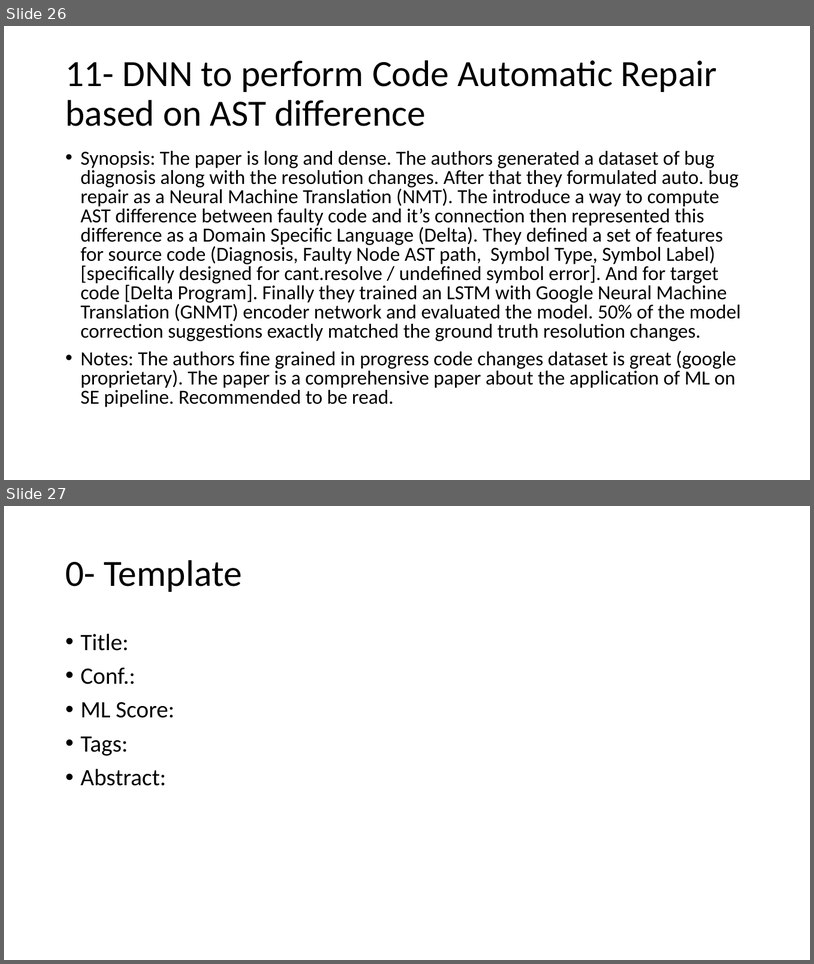
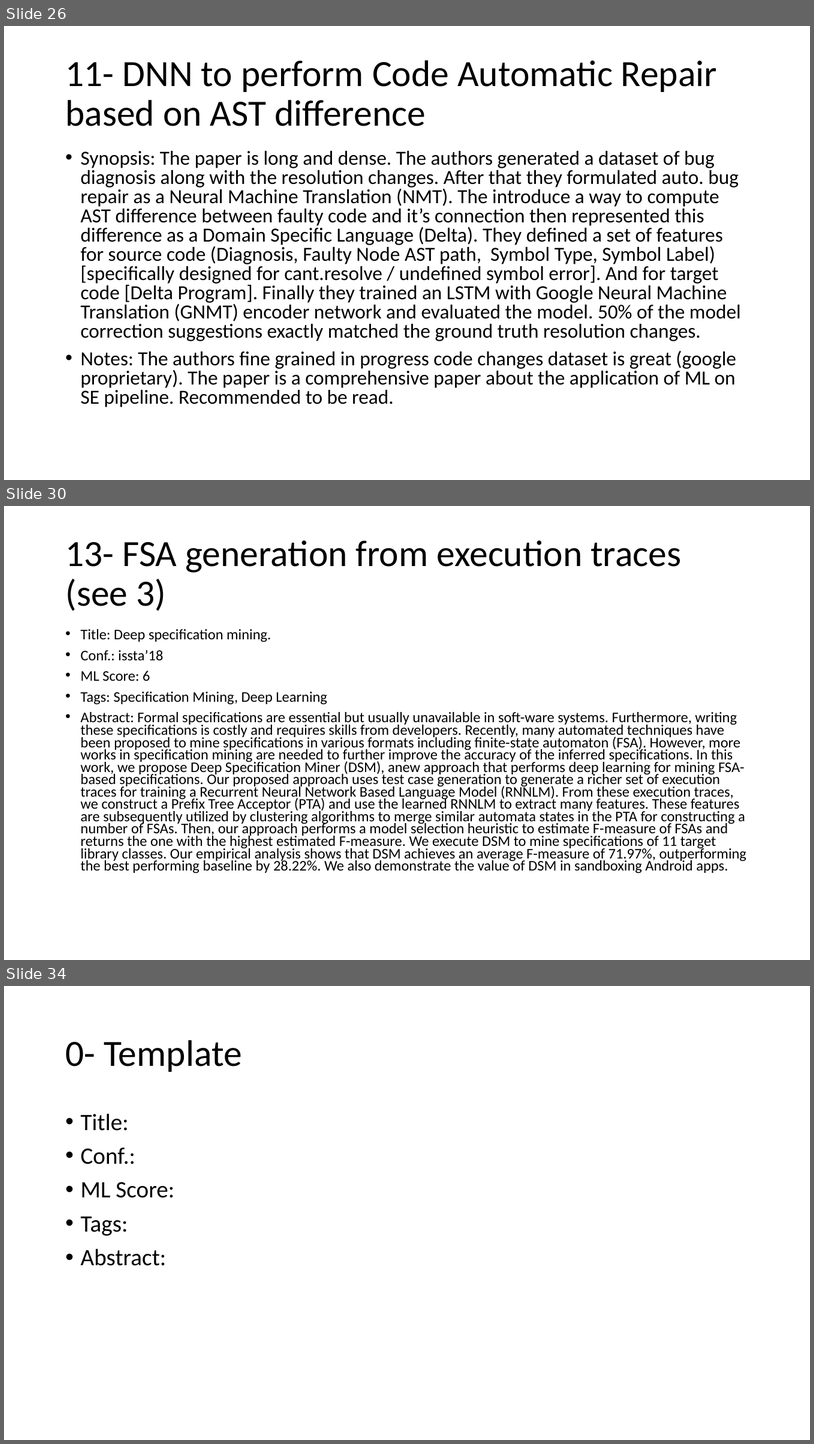
Before and after one commit to AhmadM-DL/SEML, a slide deck: SEML.pptx. Shown one above the other, each under a label of ours: slides 26 and 27 before the commit, slides 26, 30 and 34 after it; the slides between them are not shown. The pictures are 814x964 and 814x1444 pixels, drawn with LibreOffice and Linux fonts; fonts in the diff are those of the drawing. Boxes give left, top, right and bottom in pixels: in the first picture for what was removed or moved away, otherwise in the second. Text is boxed around its words. In the diff, an @@ line names an element or a change of style, - is before the commit and + after.

```diff
--- a/SEML.pptx
+++ b/SEML.pptx
@@ slide 30 added at [4, 506, 810, 960], background #FFFFFF @@
@@ title added at [65, 540, 681, 611], 44 pt, text #000000 @@
+13- FSA generation from execution traces (see 3)
@@ text added at [81, 629, 747, 873], 17.5 pt, text #000000 @@
+• Title: Deep specification mining.
+• Conf.: issta’18
+• ML Score: 6
+• Tags: Specification Mining, Deep Learning
+• Abstract: Formal specifications are essential but usually unavailable in soft-ware systems. Furthermore, writing these specifications is costly and requires skills from developers. Recently, many automated techniques have been proposed to mine specifications in various formats including finite-state automaton (FSA). However, more works in specification mining are needed to further improve the accuracy of the inferred specifications. In this work, we propose Deep Specification Miner (DSM), anew approach that performs deep learning for mining FSA-based specifications. Our proposed approach uses test case generation to generate a richer set of execution traces for training a Recurrent Neural Network Based Language Model (RNNLM). From these execution traces, we construct a Prefix Tree Acceptor (PTA) and use the learned RNNLM to extract many features. These features are subsequently utilized by clustering algorithms to merge similar automata states in the PTA for constructing a number of FSAs. Then, our approach performs a model selection heuristic to estimate F-measure of FSAs and returns the one with the highest estimated F-measure. We execute DSM to mine specifications of 11 target library classes. Our empirical analysis shows that DSM achieves an average F-measure of 71.97%, outperforming the best performing baseline by 28.22%. We also demonstrate the value of DSM in sandboxing Android apps.
@@ what was slide 27 is now slide 34 @@
```
Also in this commit, not shown: 6 other slides added, 1 other file.
